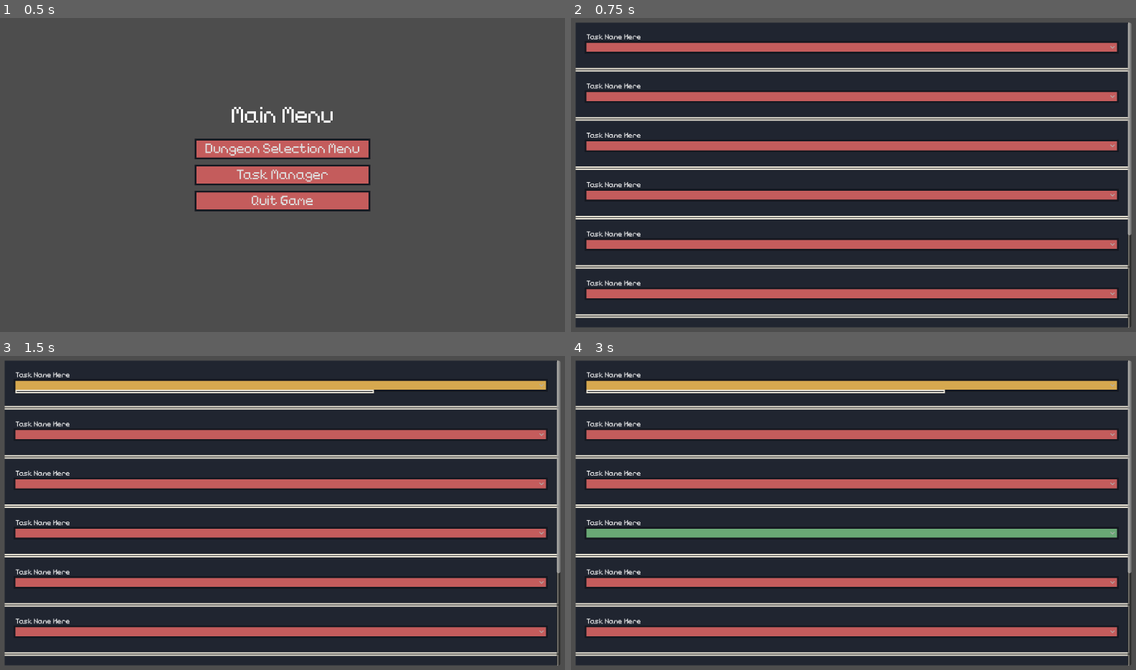
Above: before the commit, frames 1-4 (two rows, left to right).
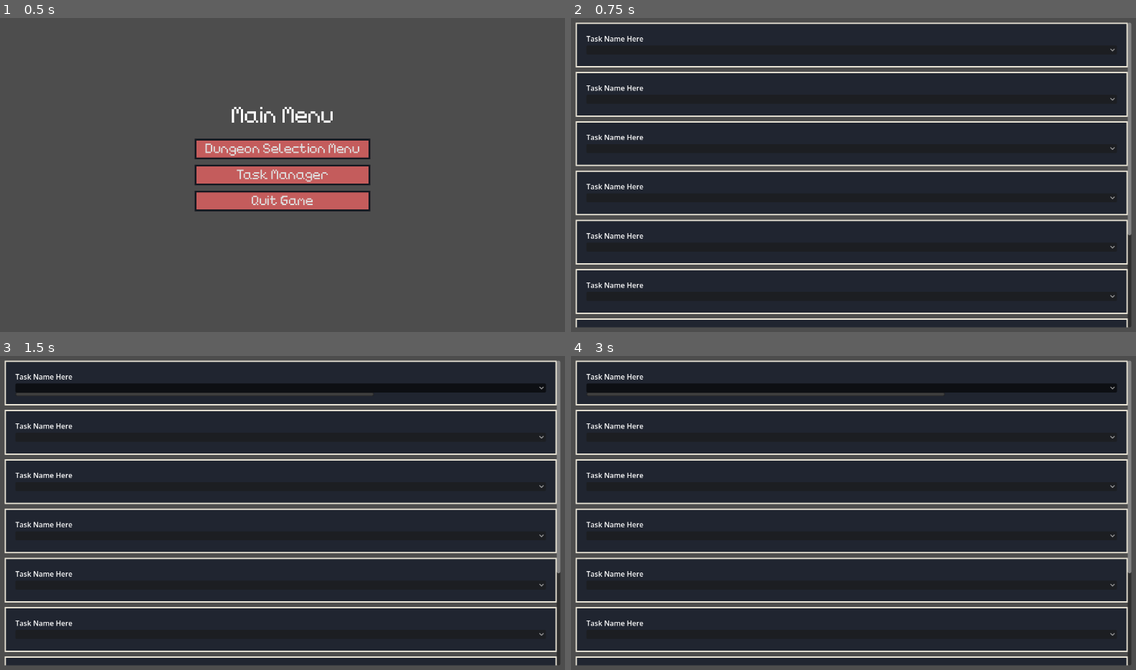
Above: after the commit, the same moments.

Repository: TheHumanMRP/RPG-Life-Tracker
Game: Godot game, scene res://Folders/Systems/Main/Scenes/main_scene.tscn
Same seed, same stepped clock (60 frames per second), same inputs: the game is played once before the commit and once after it. The engine's default icon, where the game draws it, is replaced by a stand-in: a white triangle on a blue panel in a dark square.
Inputs (mouse positions are in pixels of both pictures, inside the frame that each line leads up to):
- Up to frame 1 (0.5 s): no input
- Up to frame 2 (0.75 s): click "Task Manager" at 0.5 s
- Up to frame 3 (1.5 s): click (282, 384) at 1.27 s
- Up to frame 4 (3 s): tap Enter at 2 s; move the mouse to (853, 513) at 2.02 s; hold D (move_right) from 2.03 s (still down); tap E (equip_item) at 2.1, 2.85 s; click (853, 513) at 2.17 s; tap Space (jump) at 2.27, 2.75 s; move the mouse to (740, 528) at 2.77 s

Frame 1 is identical in both runs. In frame 2, 31% of the frame differs, in the area x 0-99%, y 1-99%; in frame 3, 32%; in frame 4, 32%.

Commit message:
Auto commit at 2026-10-15 20:35:00

Diff:
--- a/Folders/Assets/UI_Theme/task-manager_ui_theme.tres
+++ b/Folders/Assets/UI_Theme/task-manager_ui_theme.tres
@@ -1,3 +1,13 @@
 [gd_resource type="Theme" format=3 uid="uid://bcri7pjwtih8w"]
 
+[ext_resource type="Texture2D" uid="uid://doq41bxt5f7n4" path="res://Folders/Assets/UI_Theme/PanelContainer/panel-bg.png" id="1_3x5pv"]
+
+[sub_resource type="StyleBoxTexture" id="StyleBoxTexture_ehy8m"]
+texture = ExtResource("1_3x5pv")
+texture_margin_left = 4.0
+texture_margin_top = 4.0
+texture_margin_right = 4.0
+texture_margin_bottom = 4.0
+
 [resource]
+PanelContainer/styles/panel = SubResource("StyleBoxTexture_ehy8m")
--- a/Folders/Systems/Task-Manager/Scenes/task_entry_scene.tscn
+++ b/Folders/Systems/Task-Manager/Scenes/task_entry_scene.tscn
@@ -1,6 +1,6 @@
 [gd_scene format=3 uid="uid://vt6eolqkwws8"]
 
-[ext_resource type="Theme" uid="uid://deuleb40h735d" path="res://Folders/Assets/UI_Theme/rpg-life-tracker-ui-theme.tres" id="1_7jaep"]
+[ext_resource type="Theme" uid="uid://bcri7pjwtih8w" path="res://Folders/Assets/UI_Theme/task-manager_ui_theme.tres" id="1_7jaep"]
 [ext_resource type="Script" uid="uid://dun2trcix2ryy" path="res://Folders/Systems/Task-Manager/Scripts/task_entry_scene.gd" id="1_hsjk1"]
 
 [node name="Task_Entry_Scene" type="PanelContainer" unique_id=465403137 node_paths=PackedStringArray("task_name_label", "task_status_option_button")]
